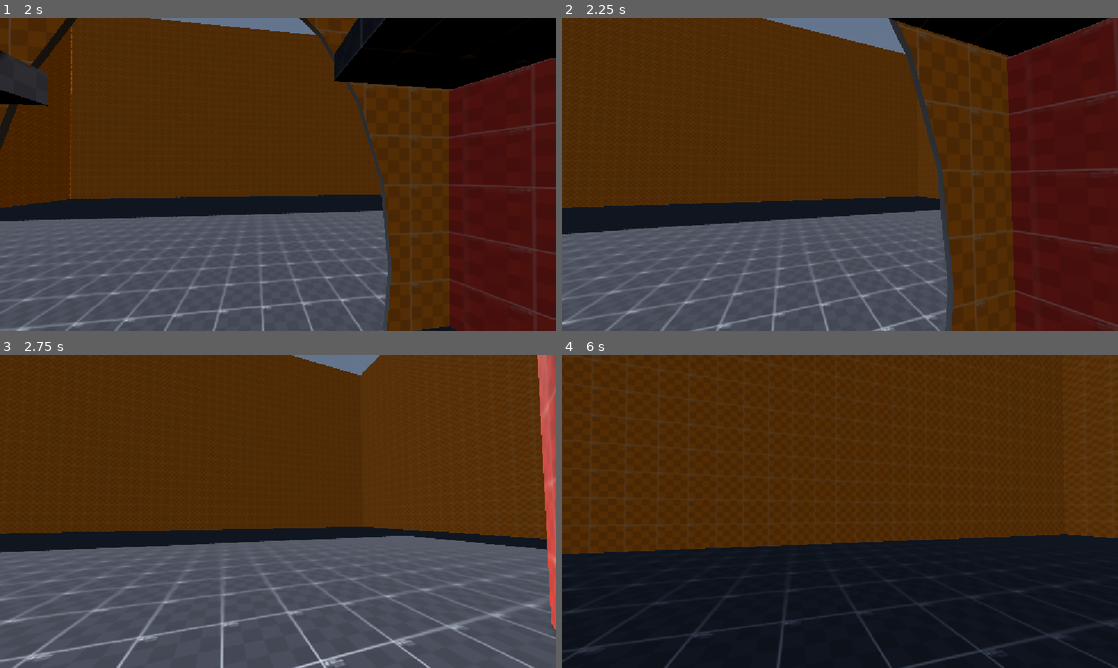
Above: before the commit, frames 1-4 (two rows, left to right).
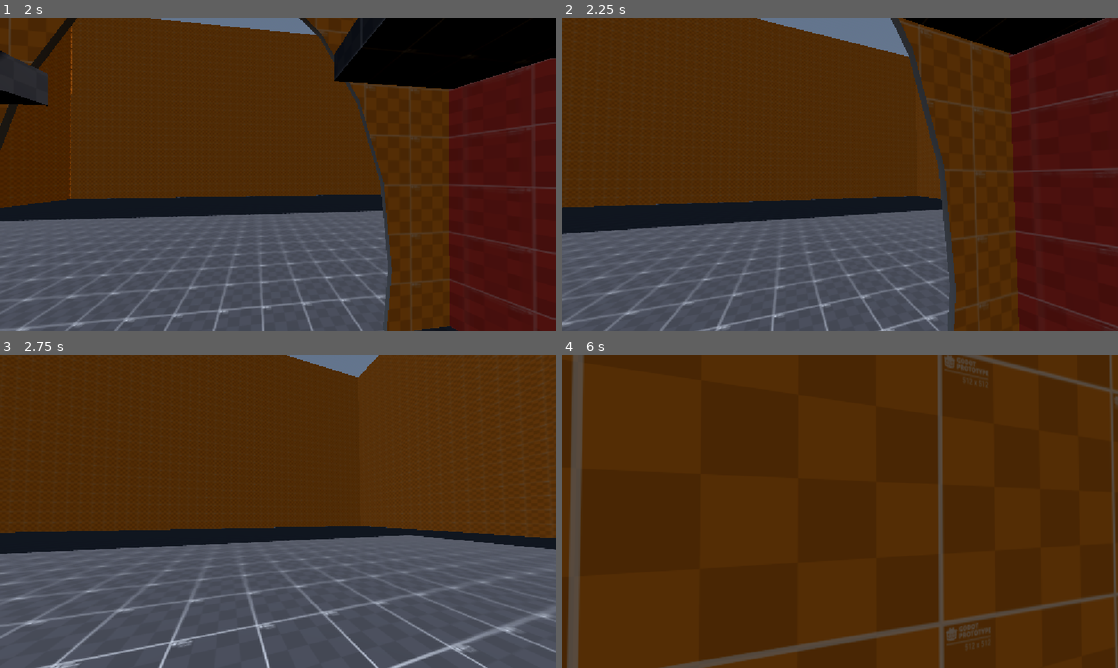
Above: after the commit, the same moments.

Repository: WhiteChedda08/TSA-game
Game: Godot game, scene res://main.tscn
Same seed, same stepped clock (60 frames per second), same inputs: the game is played once before the commit and once after it.
Inputs (mouse positions are in pixels of both pictures, inside the frame that each line leads up to):
- Up to frame 1 (2 s): tap Enter at 0.5 s; move the mouse to (305, 174) at 0.52 s; hold Alt (free_look) 0.53-1.28 s; hold W from 0.53 s (still down); tap Space at 0.77, 1.52 s; move the mouse to (250, 174) at 1.27 s; tap C at 1.35 s
- Up to frame 2 (2.25 s): keep holding W; move the mouse to (851, 168) at 2.02 s; tap Shift at 2.1 s
- Up to frame 3 (2.75 s): keep holding W
- Up to frame 4 (6 s): move the mouse to (834, 517) at 2.77 s; tap Alt (free_look) at 2.85 s; tap Space at 3.02, 3.77, 4.52 s; move the mouse to (878, 514) at 3.52 s; tap C at 3.6, 5.85 s; move the mouse to (795, 508) at 4.27 s; tap Shift at 4.35 s; move the mouse to (845, 511) at 5.02 s; hold Alt (free_look) 5.03-5.78 s; move the mouse to (817, 505) at 5.77 s; release W at 5.78 s; hold D (right) from 5.78 s (still down)

Frame 1 is identical in both runs. In frame 2, 2.7% of the frame differs, in the area x 0-100%, y 0-100%; in frame 3, 8.1%; in frame 4, 43%.

Commit message:
auto run

Diff:
--- a/scripts/character_body_3d.gd
+++ b/scripts/character_body_3d.gd
@@ -218,7 +218,7 @@
 		standing_collision.disabled = false
 		crouching_collision.disabled = true
 
-		if Input.is_key_pressed(game.settings.keybinds.sprint):
+		if Input.is_key_pressed(game.settings.keybinds.sprint) || (sprinting && get_current_input_direction().length() > 0):
 			# Sprinting
 			speed = SPRINT_SPEED
 			walking = false
@@ -240,13 +240,14 @@
 #this is the loop that detects when a jump is supposed to happen, and runs the jump function
 #the reset on jumps is in the _physics_process function
 func on_jump():
-	if can_wallrun and not is_on_floor():
+	if can_wallrun && !is_on_floor():
 		if in_wallrun:
 			var normal_vector = (wallrun_raycast.object.transform.basis * wallrun_raycast.normal)
 			var loc = (head.global_basis.inverse() * normal_vector).normalized() * JUMP_VELOCITY
 			motion.velocity.local += loc
 			jump()
 		elif not in_wallrun and current_wallrun < max_wallrun:
+			motion.velocity.global.y = 0
 			current_wallrun += 1
 			in_wallrun = true
 	else:
@@ -264,7 +265,6 @@
 	return false
 
 func wall_run():
-
 	var used = null
 	var left_cast = usable_raycast(wallrun_raycasts.left)
 	var right_cast = usable_raycast(wallrun_raycasts.right)
